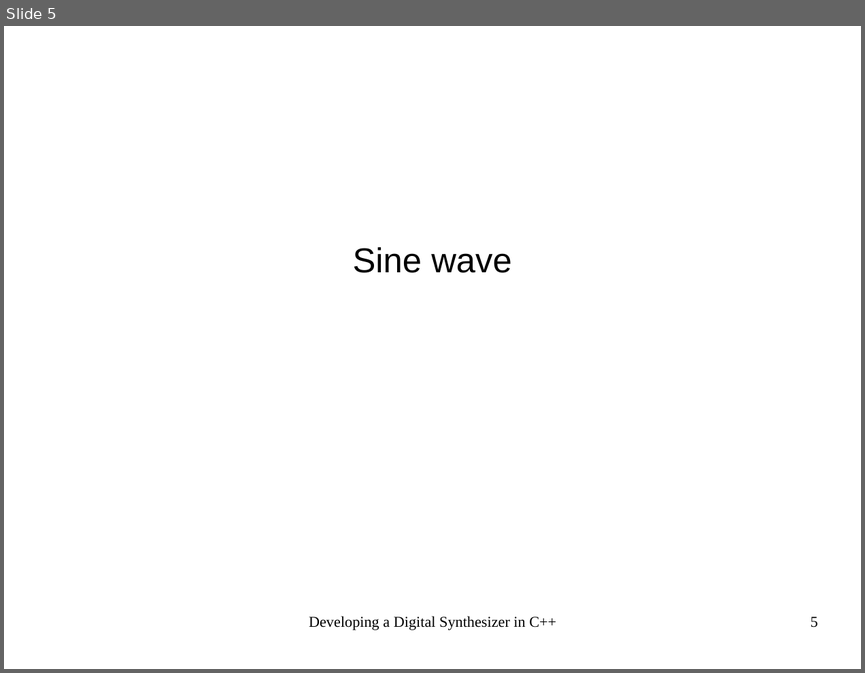
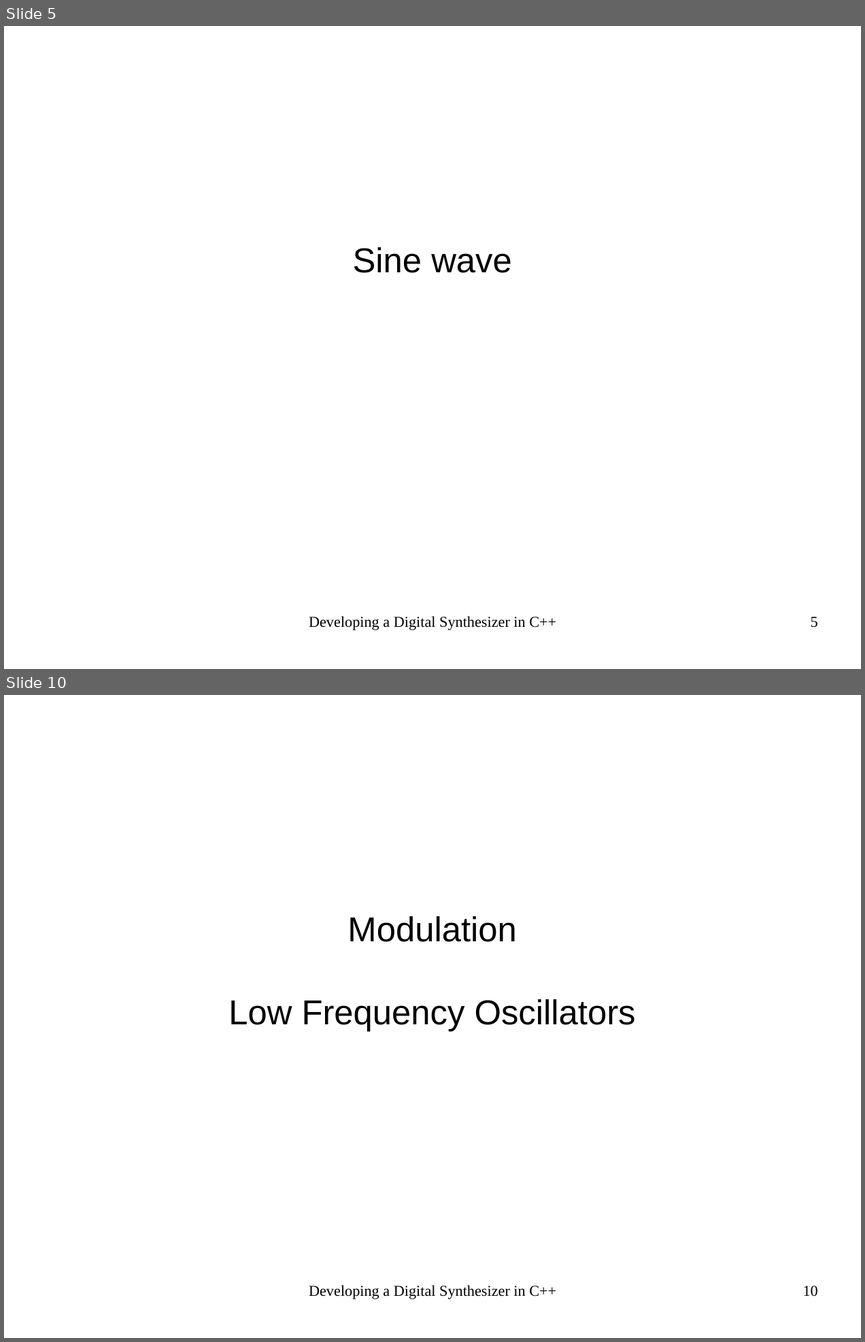
Before and after one commit to goldsborough/Matura, a slide deck: vwa/vwa.odp. Shown one above the other, each under a label of ours: slide 5 before the commit, slides 5 and 10 after it; the slides between them are not shown. The pictures are 865x673 and 865x1342 pixels, drawn with LibreOffice and Linux fonts; fonts in the diff are those of the drawing. Boxes give left, top, right and bottom in pixels: in the first picture for what was removed or moved away, otherwise in the second. Text is boxed around its words. In the diff, an @@ line names an element or a change of style, - is before the commit and + after.

```diff
--- a/vwa/vwa.odp
+++ b/vwa/vwa.odp
@@ slide 10 added at (4,695,861,1338), background #FFFFFF @@
@@ subtitle added at (228,916,636,1032), 32 pt, text #000000 @@
+Modulation
+Low Frequency Oscillators
@@ text added at (309,1285,556,1299), 14 pt, text #000000 @@
+Developing a Digital Synthesizer in C++
@@ page number added at (803,1285,818,1296), 14 pt, text #000000 @@
+10
```
Also in this commit, not shown: 1 slide changed, 5 other slides added, 16 other files.
